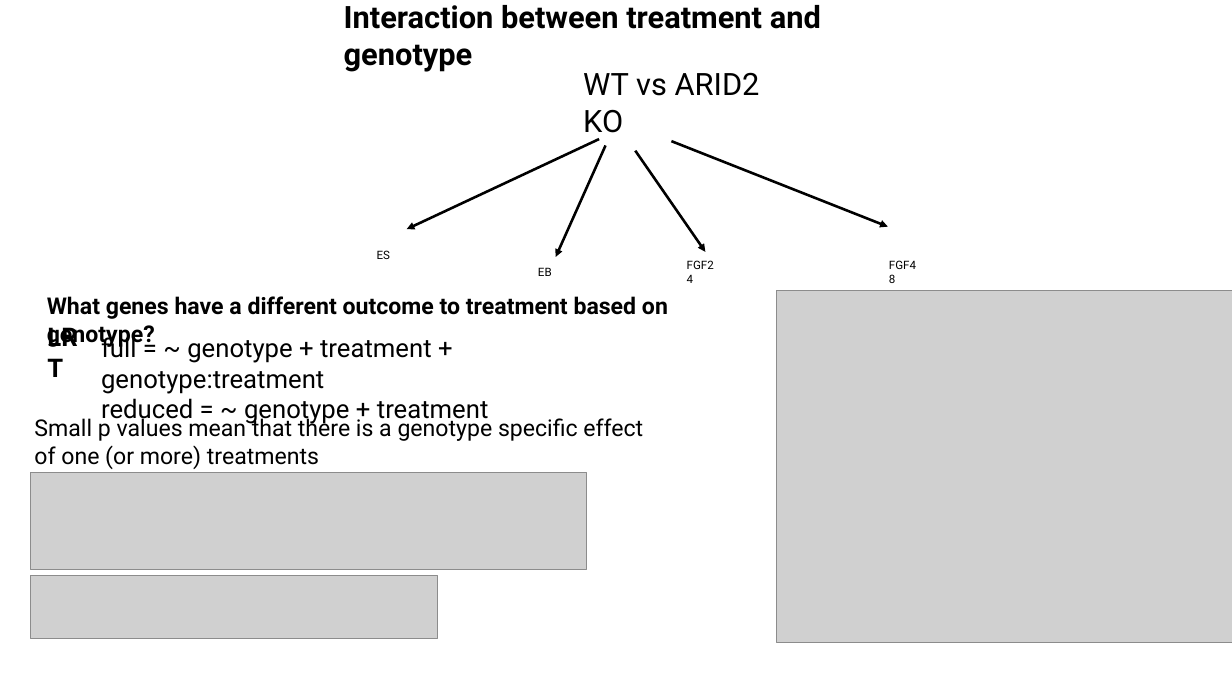
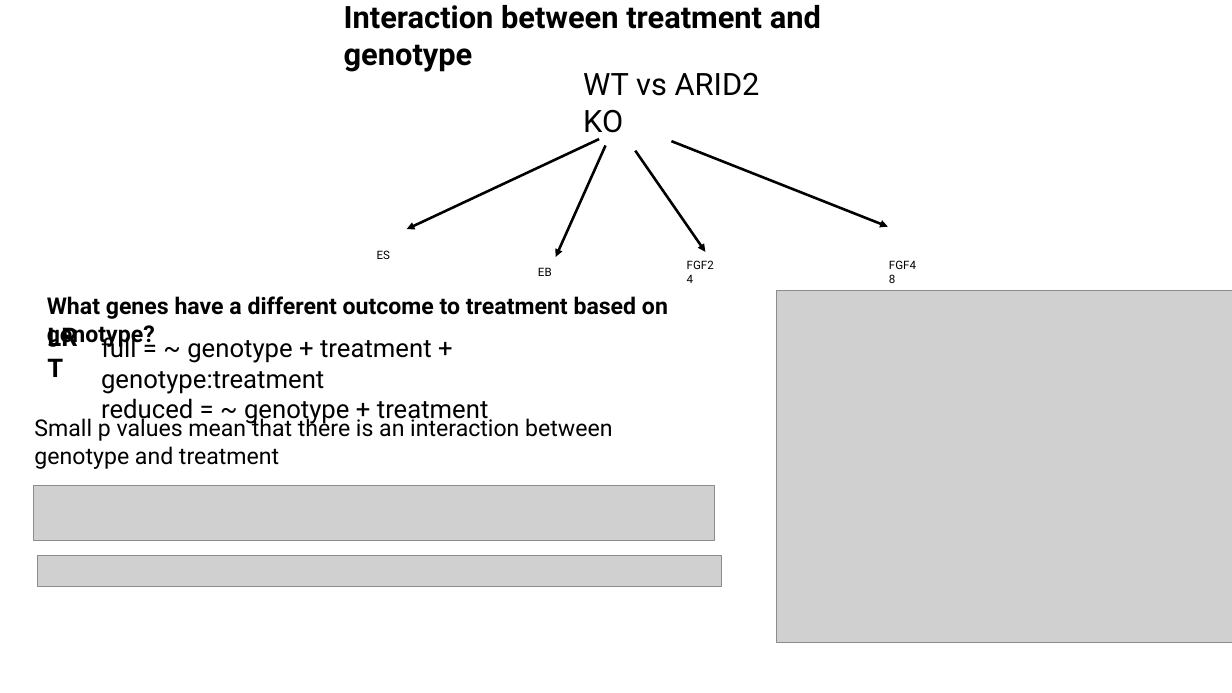
Before and after one commit to jraab/GNET749_RNAseq, a slide deck: slide 11 of lectures/2024_GNET_Class6_Viz_ExpDesign.pptx. Drawn at 1232x693 pixels with LibreOffice and Linux fonts; fonts in the diff are those of the drawing; grey boxes stand for pictures. Boxes give left, top, right and bottom in pixels: in the first picture for what was removed or moved away, otherwise in the second. Text is boxed around its words. In the diff, an @@ line names an element or a change of style, - is before the commit and + after.

```diff
--- a/lectures/2024_GNET_Class6_Viz_ExpDesign.pptx
+++ b/lectures/2024_GNET_Class6_Viz_ExpDesign.pptx
@@ text at [34,415,612,469]: text changed @@
-Small p values mean that there is a genotype specific effect of one (or more) treatments
+Small p values mean that there is an interaction between genotype and treatment
@@ picture: place and size @@
-picture at [30,472,587,569]
+picture at [33,486,714,542]
@@ picture added at [38,555,722,587] @@
@@ picture removed at [30,576,438,639] @@
```
Also in this commit, not shown: 14 other slides changed, 9 slides added, 5 slides removed, 16 other files.
